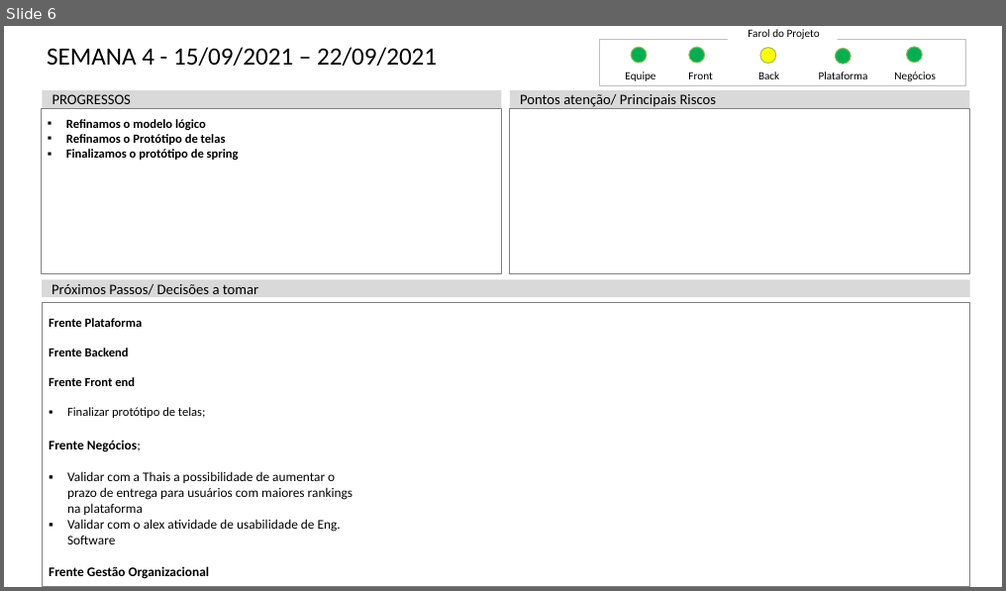
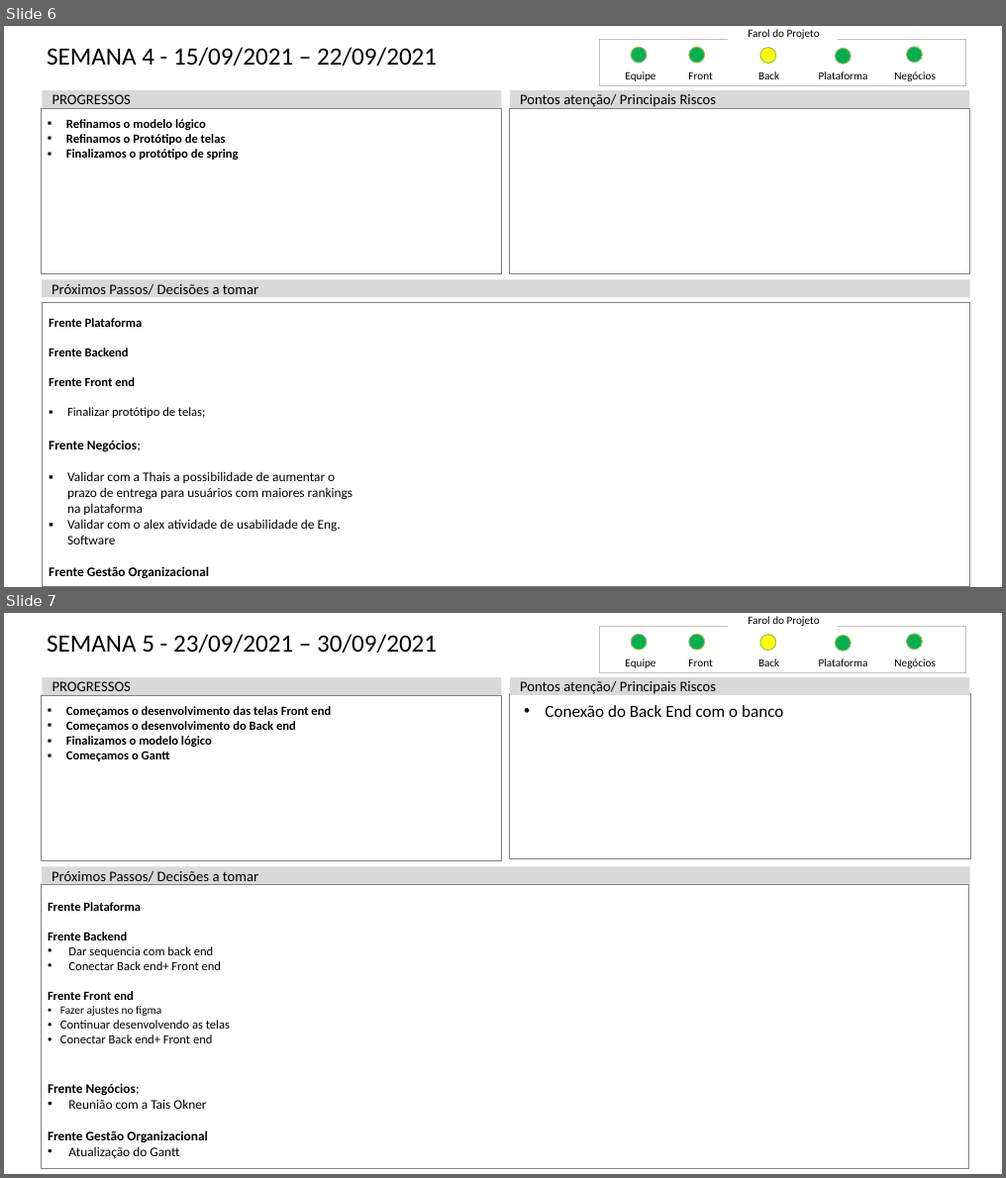
Before and after one commit to Luis-Silva80/grupo05-adsa, a slide deck: Documentação/EngenhariaDeSoftware/Mod_Status_Report-PI20202.pptx. Shown one above the other, each under a label of ours: slide 6 before the commit, slides 6 and 7 after it. The pictures are 1006x591 and 1006x1178 pixels, drawn with LibreOffice and Linux fonts; fonts in the diff are those of the drawing. Boxes give left, top, right and bottom in pixels: in the first picture for what was removed or moved away, otherwise in the second. Text is boxed around its words. In the diff, an @@ line names an element or a change of style, - is before the commit and + after.

Commit message:
Doc: Status report Semana 05

```diff
--- a/Documentação/EngenhariaDeSoftware/Mod_Status_Report-PI20202.pptx
+++ b/Documentação/EngenhariaDeSoftware/Mod_Status_Report-PI20202.pptx
@@ slide 7 added at (4,613,1002,1174), background #FFFFFF @@
@@ title added at (47,634,437,653), 26.5 pt, text #000000 @@
+SEMANA 5 - 23/09/2021 – 30/09/2021
@@ rectangle added at (599,627,966,672), outline #BFBFBF 0.5 pt @@
@@ ellipse added at (631,634,647,650), fill #00B050, outline #9BBB59 1 pt @@
@@ ellipse added at (689,634,705,650), fill #00B050, outline #9BBB59 1 pt @@
@@ rectangle added at (728,613,838,627), fill #FFFFFF, 11.8 pt, text #000000 @@
+Farol do Projeto
@@ ellipse added at (760,635,776,651), fill #FFFF00, outline #9BBB59 1 pt @@
@@ ellipse added at (835,636,850,651), fill #00B050, outline #9BBB59 1 pt @@
@@ ellipse added at (906,634,922,649), fill #00B050, outline #9BBB59 1 pt @@
@@ text added at (625,659,655,668), 11.8 pt, text #000000 @@
+Equipe
@@ text added at (688,659,712,666), 11.8 pt, text #000000 @@
+Front
@@ text added at (758,659,779,666), 11.8 pt, text #000000 @@
+Back
@@ text added at (819,659,868,666), 11.8 pt, text #000000 @@
+Plataforma
@@ text added at (894,659,935,668), 11.8 pt, text #000000 @@
+Negócios
@@ rectangle added at (41,695,502,861), outline #808080 1 pt, 13.2 pt, text #000000, bold @@
+  ▪ Começamos o desenvolvimento das telas Front end
+  ▪ Começamos o desenvolvimento do Back end
+  ▪ Finalizamos o modelo lógico
+  ▪ Começamos o Gantt
@@ rectangle added at (42,677,502,695), fill #D9D9D9, 15.4 pt, text #000000 @@
+PROGRESSOS
@@ rectangle added at (510,693,970,860), outline #808080 1 pt @@
@@ rectangle added at (510,677,969,695), fill #D9D9D9, 15.4 pt, text #000000 @@
+Pontos atenção/ Principais Riscos
@@ text added at (545,705,783,717), 18 pt, text #000000 @@
+• Conexão do Back End com o banco
@@ rectangle added at (42,866,970,884), fill #D9D9D9, 15.4 pt, text #000000 @@
+Próximos Passos/ Decisões a tomar
@@ rectangle added at (41,884,968,1169), outline #808080 1 pt, 13.2 pt, text #000000 @@
+  Frente Plataforma
+  Frente Backend
+  • Dar sequencia com back end
+  • Conectar Back end+ Front end
+  Frente Front end
+  • Fazer ajustes no figma
+  • Continuar desenvolvendo as telas
+  • Conectar Back end+ Front end
+  Frente Negócios;
+  • Reunião com a Tais Okner
+  Frente Gestão Organizacional
+  • Atualização do Gantt
```
Also in this commit, not shown: 1 other file.
